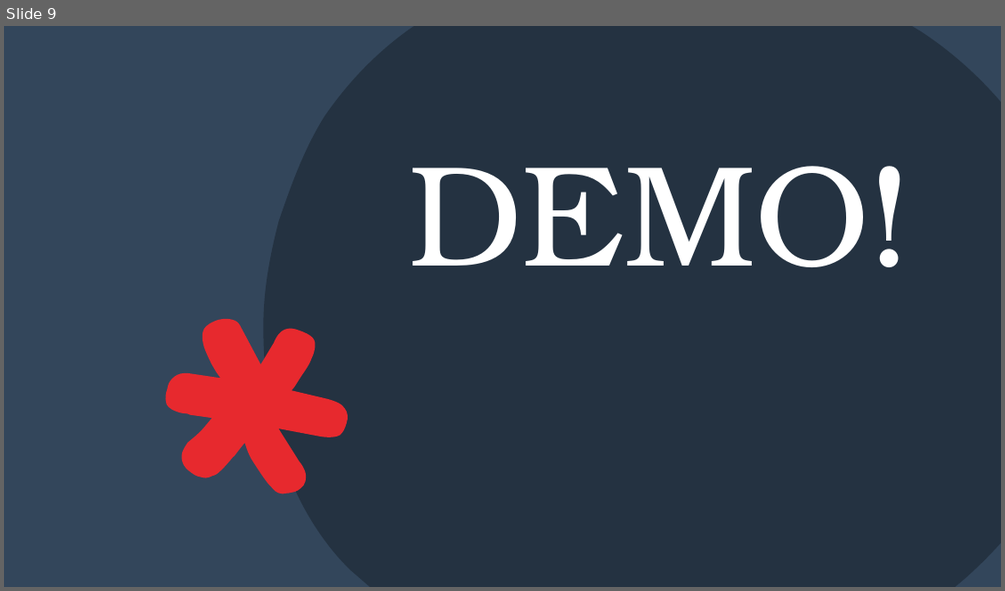
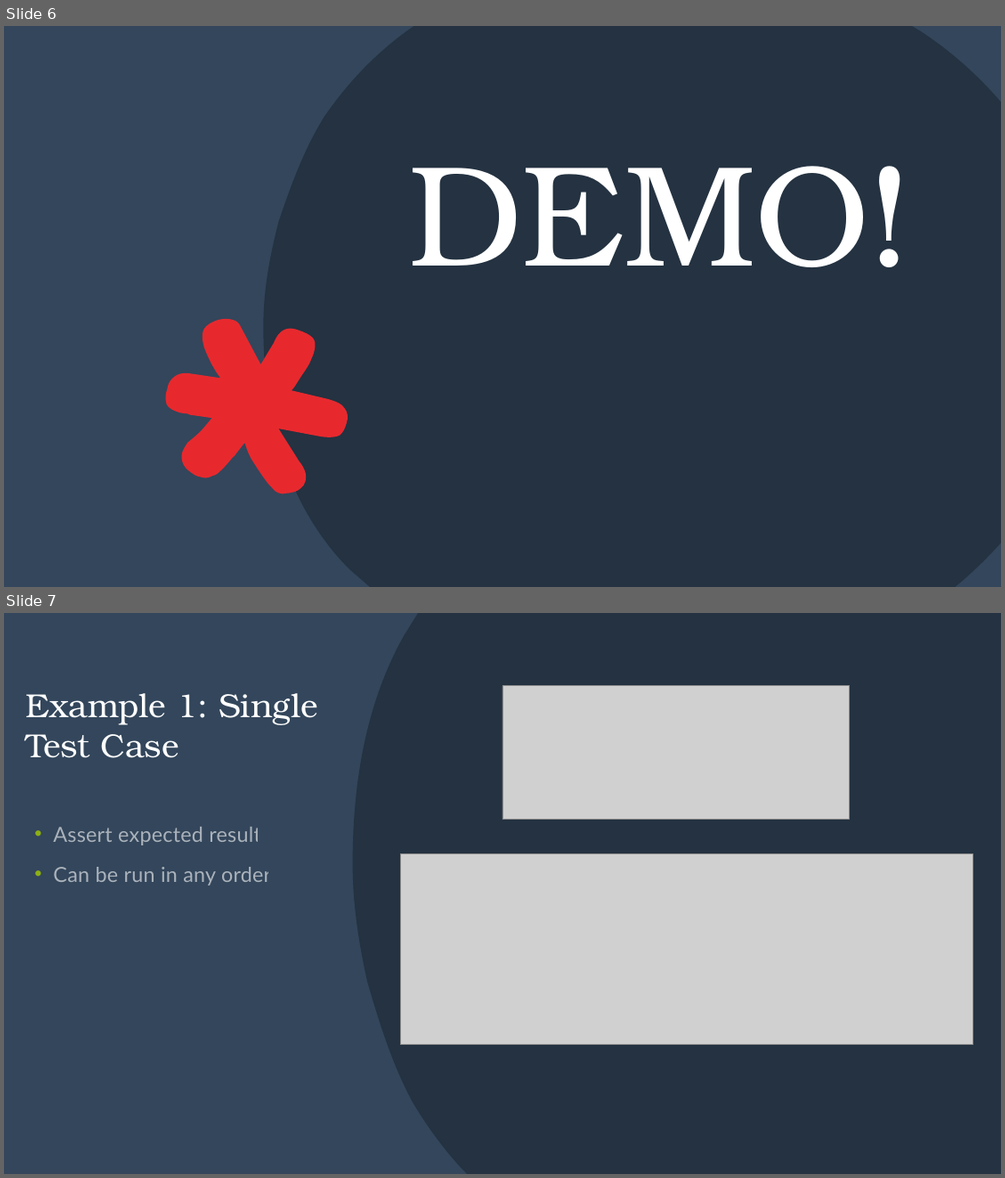
Before and after one commit to hc-sc-ocdo-bdpd/testing-demo, a slide deck: UnitTestingInPython.pptx. Shown one above the other, each under a label of ours: slide 9 before the commit, slides 6 and 7 after it. The pictures are 1005x591 and 1005x1178 pixels, drawn with LibreOffice and Linux fonts; fonts in the diff are those of the drawing; grey boxes stand for pictures. Boxes give left, top, right and bottom in pixels: in the first picture for what was removed or moved away, otherwise in the second. Text is boxed around its words. In the diff, an @@ line names an element or a change of style, - is before the commit and + after.

Commit message:
update examples and slides

```diff
--- a/UnitTestingInPython.pptx
+++ b/UnitTestingInPython.pptx
@@ slide 7 added at (x1=4, y1=613, x2=1001, y2=1174), background #243241 @@
@@ rectangle added at (x1=4, y1=613, x2=1001, y2=1174), fill #33465B @@
@@ freeform shape added at (x1=353, y1=613, x2=1001, y2=1174), fill #243241 @@
@@ picture added at (x1=502, y1=686, x2=849, y2=819) @@
@@ title added at (x1=25, y1=693, x2=318, y2=758), 32 pt, text #FFFFFF @@
+Example 1: Single Test Case
@@ text added at (x1=53, y1=827, x2=271, y2=885), 20 pt, text #FFFFFF at 58% opacity @@
+• Assert expected result
+• Can be run in any order
@@ picture added at (x1=400, y1=854, x2=973, y2=1045) @@
@@ what was slide 9 is now slide 6 @@
```
Also in this commit, not shown: 4 other slides added, 1 slide removed, 1 other file.
